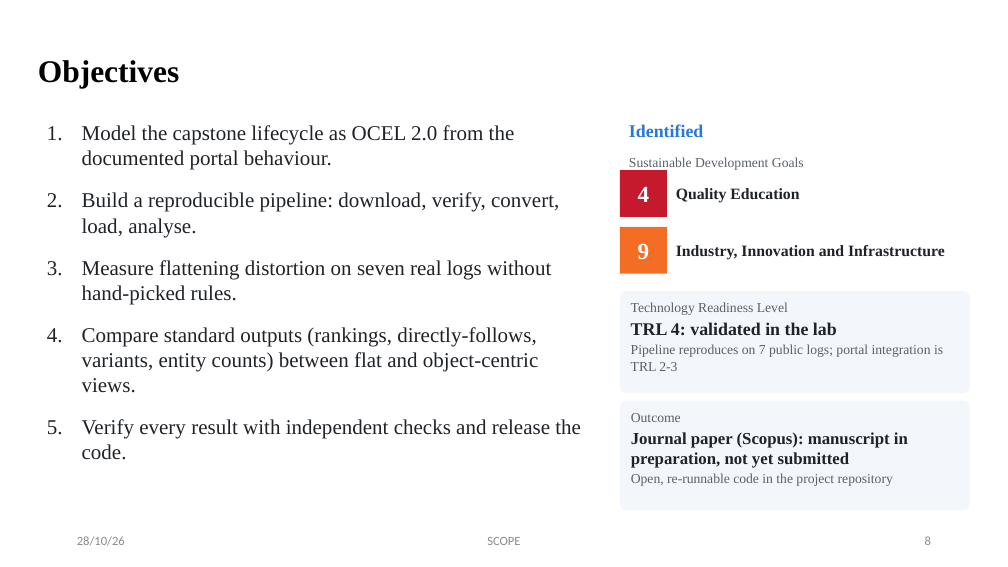
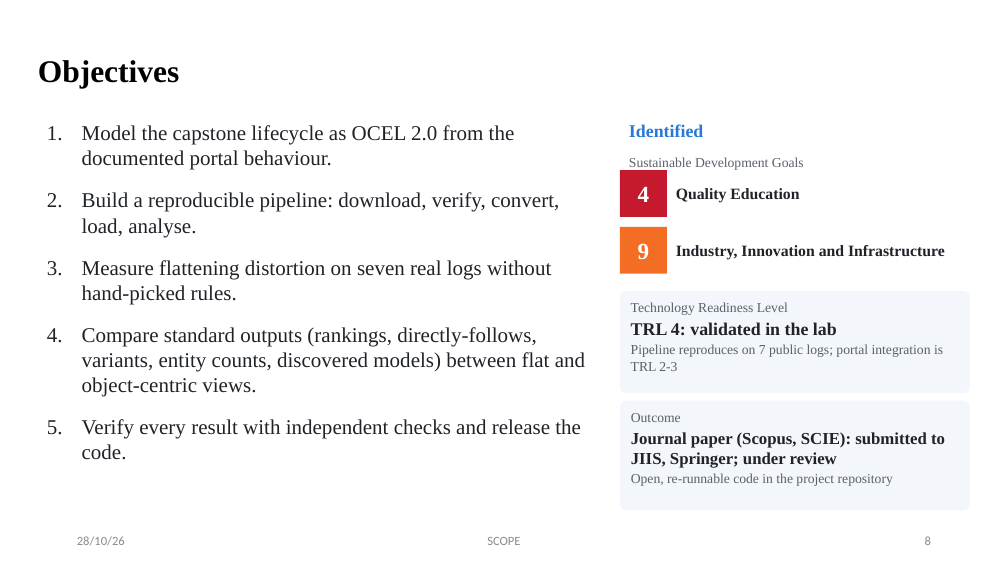
Before and after one commit to ssaakaash/ocel-research, a slide deck: slide 8 of docs/review-3/Team1_Review3_OCEL.pptx. Drawn at 1008x567 pixels with LibreOffice and Linux fonts; fonts in the diff are those of the drawing. Boxes give left, top, right and bottom in pixels: in the first picture for what was removed or moved away, otherwise in the second. Text is boxed around its words. In the diff, an @@ line names an element or a change of style, - is before the commit and + after.

```diff
--- a/docs/review-3/Team1_Review3_OCEL.pptx
+++ b/docs/review-3/Team1_Review3_OCEL.pptx
@@ text at [82,327,585,397]: text changed @@
-4. Compare standard outputs (rankings, directly-follows, variants, entity counts) between flat and object-centric views.
+4. Compare standard outputs (rankings, directly-follows, variants, entity counts, discovered models) between flat and object-centric views.
@@ text in rounded rectangle at [631,432,945,468]: text changed @@
-Journal paper (Scopus): manuscript in preparation, not yet submitted
+Journal paper (Scopus, SCIE): submitted to JIIS, Springer; under review
```
Also in this commit, not shown: 7 other slides changed, 1 slide added, 17 other files.
